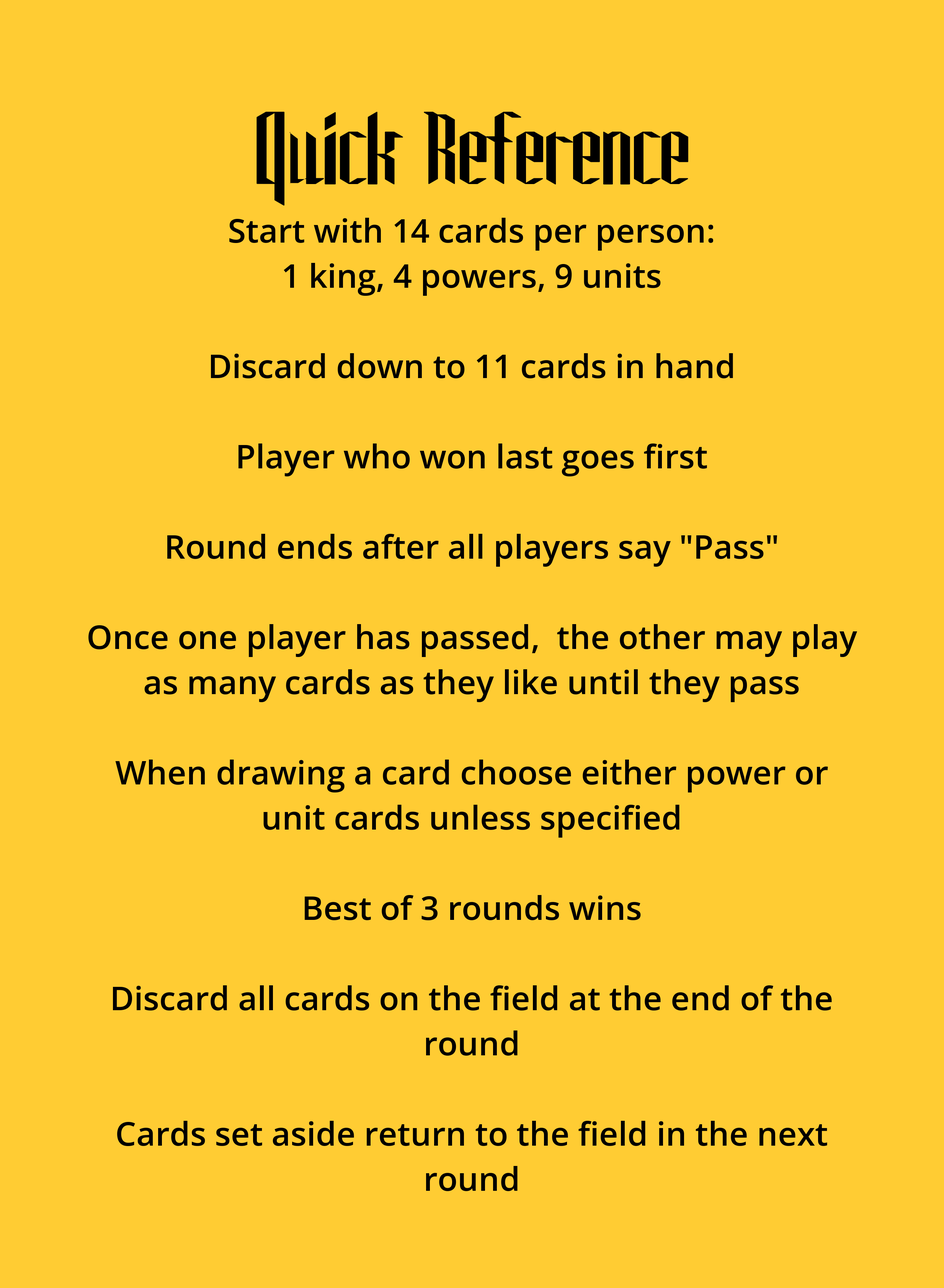
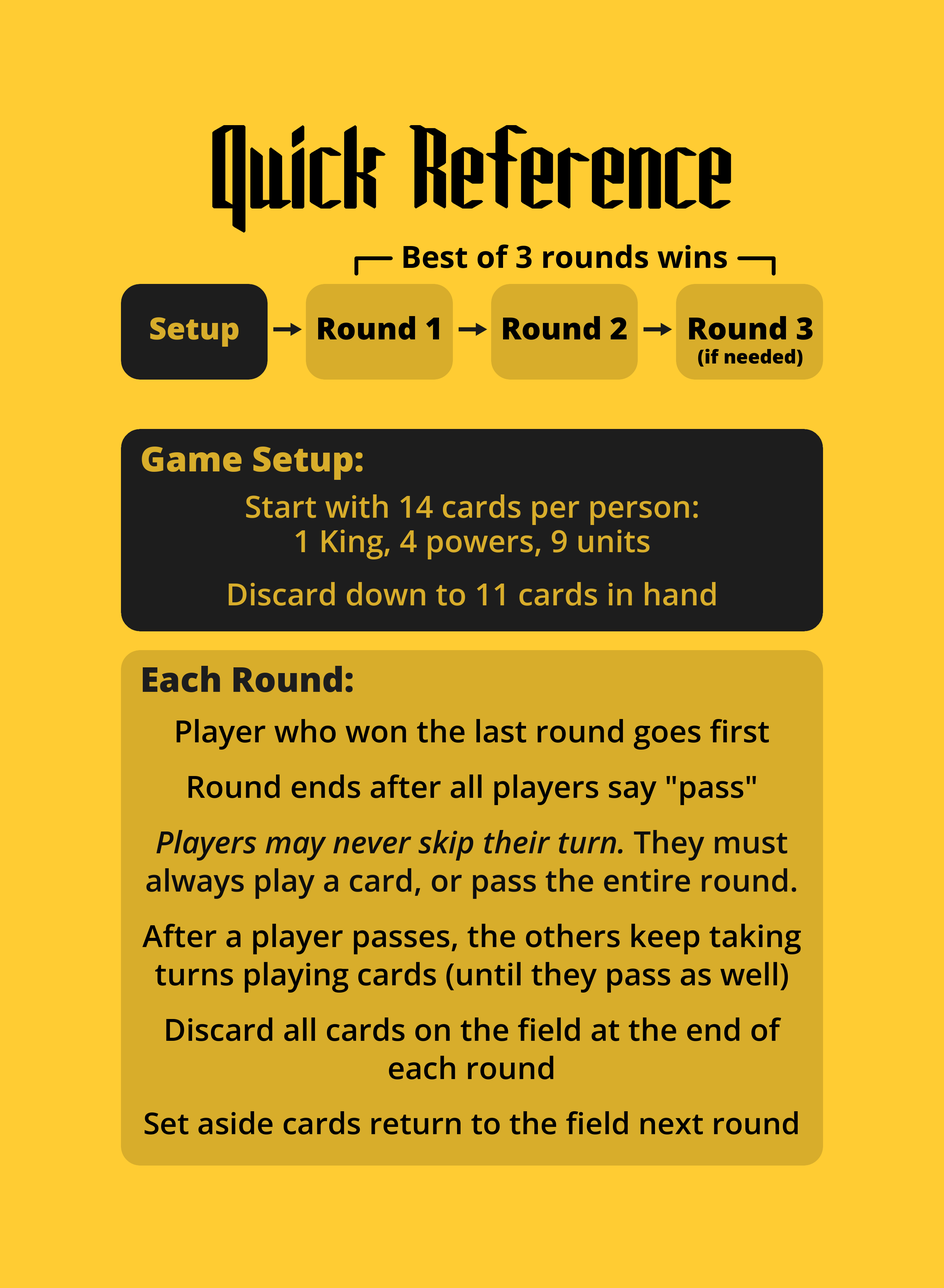
The second (944, 1288) image is a revision of the first. Changes to its layers:
added group "setup" with 3 layers above "Diagram" over bbox(120, 428, 823, 632)
added layer "Game Setup:" in group "setup" over bbox(141, 446, 363, 480)
added layer "..." in group "setup" over bbox(228, 494, 716, 606)
added layer "blocks #1" in group "setup" over bbox(120, 428, 823, 632)
added group "Diagram" with 10 layers above "rounds" over bbox(120, 244, 823, 380)
added layer "brackets" in group "Diagram" over bbox(354, 256, 776, 276)
added layer "Best of 3 rounds wins" in group "Diagram" over bbox(403, 244, 727, 269)
added layer "Setup" in group "Diagram" over bbox(150, 317, 239, 347)
added layer "Round 1" in group "Diagram" over bbox(317, 316, 439, 340)
added layer "Round 2" in group "Diagram" over bbox(502, 316, 627, 340)
added layer "Round 3 ..." in group "Diagram" over bbox(688, 316, 813, 367)
added layer "arrow" in group "Diagram" over bbox(273, 322, 302, 336)
added layer "arrow #1" in group "Diagram" over bbox(458, 322, 488, 336)
added layer "arrow #2" in group "Diagram" over bbox(643, 322, 672, 336)
added layer "blocks" in group "Diagram" over bbox(120, 283, 823, 380)
added group "rounds" with 3 layers above "Quick Reference" over bbox(120, 650, 823, 1166)
added layer "Each Round:" in group "rounds" over bbox(142, 665, 353, 693)
renamed "Start with 14 cards per person..." to "... #1", moved it into group "rounds", painted on it over bbox(88, 217, 857, 1192)
added layer "blocks #2" in group "rounds" over bbox(120, 650, 823, 1166)
painted on "Quick Reference" over bbox(211, 111, 731, 234)
